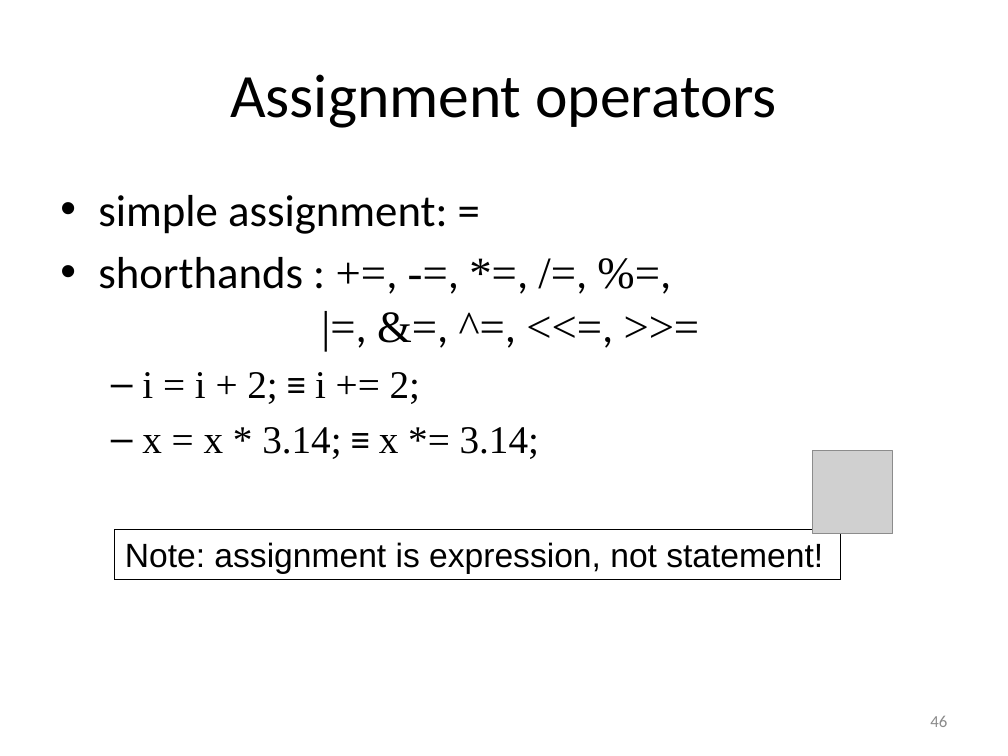
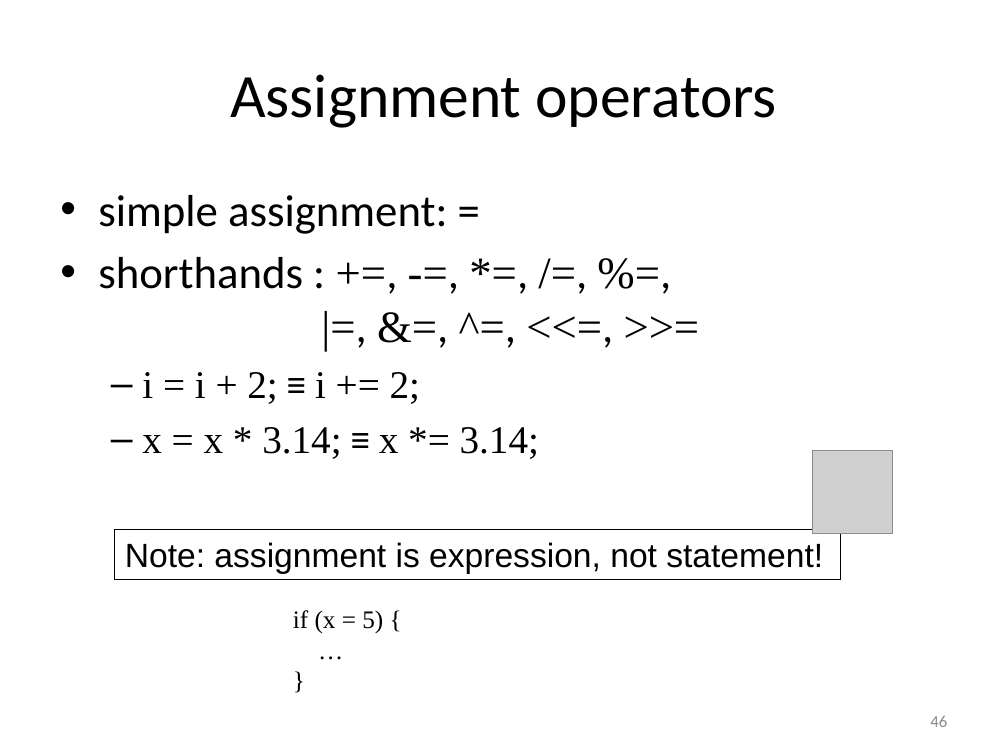
Before and after one commit to gjbex/Scientific-C, a slide deck: slide 46 of scientific_c.pptx. Drawn at 1008x756 pixels with LibreOffice and Linux fonts; fonts in the diff are those of the drawing; grey boxes stand for pictures. Boxes give left, top, right and bottom in pixels: in the first picture for what was removed or moved away, otherwise in the second. Text is boxed around its words. In the diff, an @@ line names an element or a change of style, - is before the commit and + after.

Commit message:
Add remark on assignment in if condition

```diff
--- a/scientific_c.pptx
+++ b/scientific_c.pptx
@@ text added at (x1=293, y1=610, x2=383, y2=633), 18 pt, text #000000 @@
+if (x = 5) {
+…
+}
```
